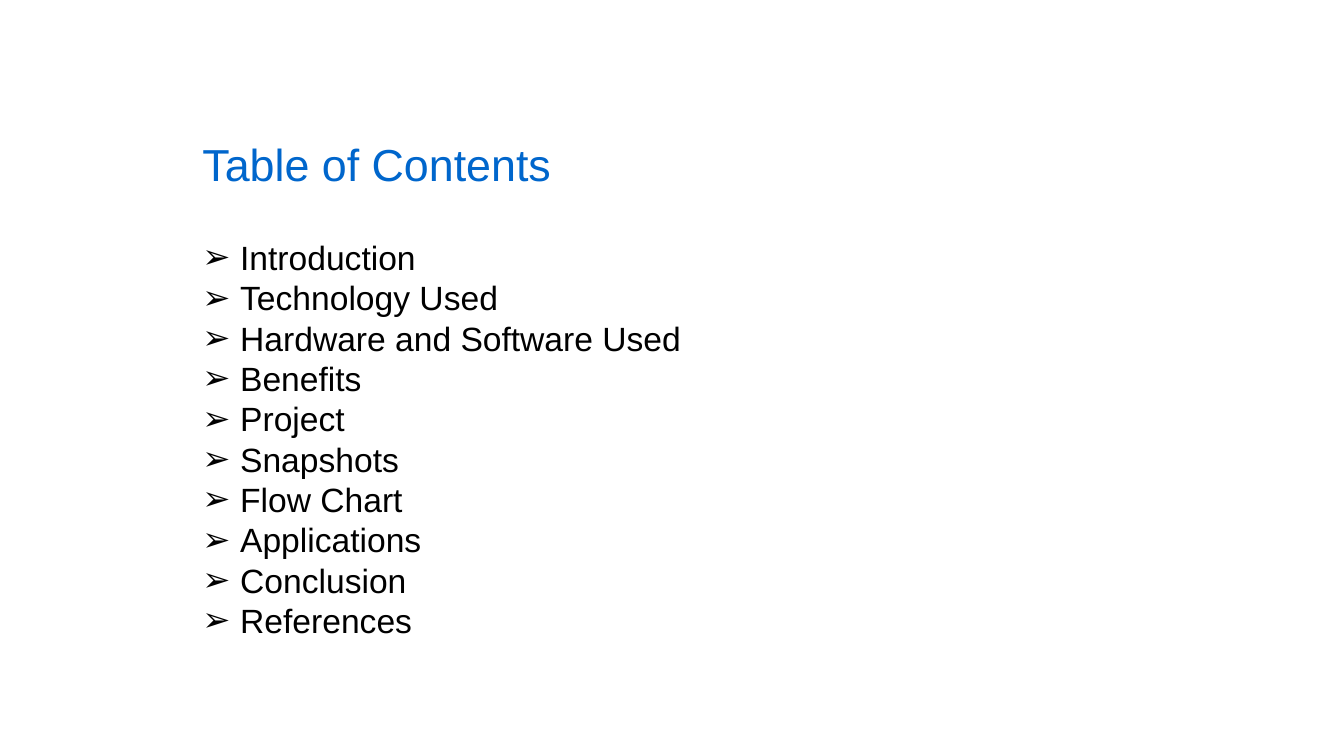
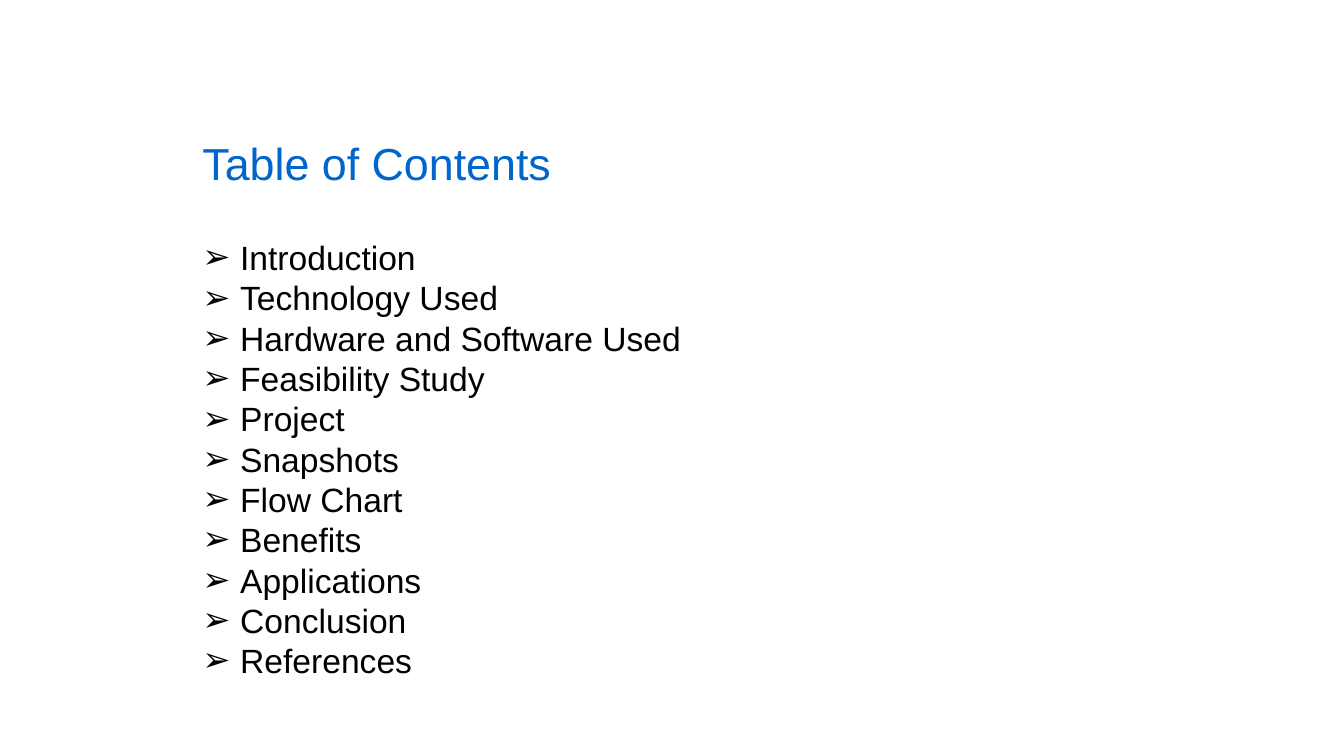
Before and after one commit to Akashdeep-Soni/college-work, a slide deck: slide 3 of College Project/Blog Website with Database/Mini Project Presentation.pptx. Drawn at 1344x756 pixels with LibreOffice and Linux fonts; fonts in the diff are those of the drawing; background and template pictures are left out. Boxes give left, top, right and bottom in pixels: in the first picture for what was removed or moved away, otherwise in the second. Text is boxed around its words. In the diff, an @@ line names an element or a change of style, - is before the commit and + after.

```diff
--- a/College Project/Blog Website with Database/Mini Project Presentation.pptx
+++ b/College Project/Blog Website with Database/Mini Project Presentation.pptx
@@ text at (240, 366, 485, 398): text changed @@
-➢ Benefits
+➢ Feasibility Study
@@ text at (240, 527, 361, 553): paragraph added @@
+➢ Benefits
```
Also in this commit, not shown: 4 other slides changed, 1 slide added.
